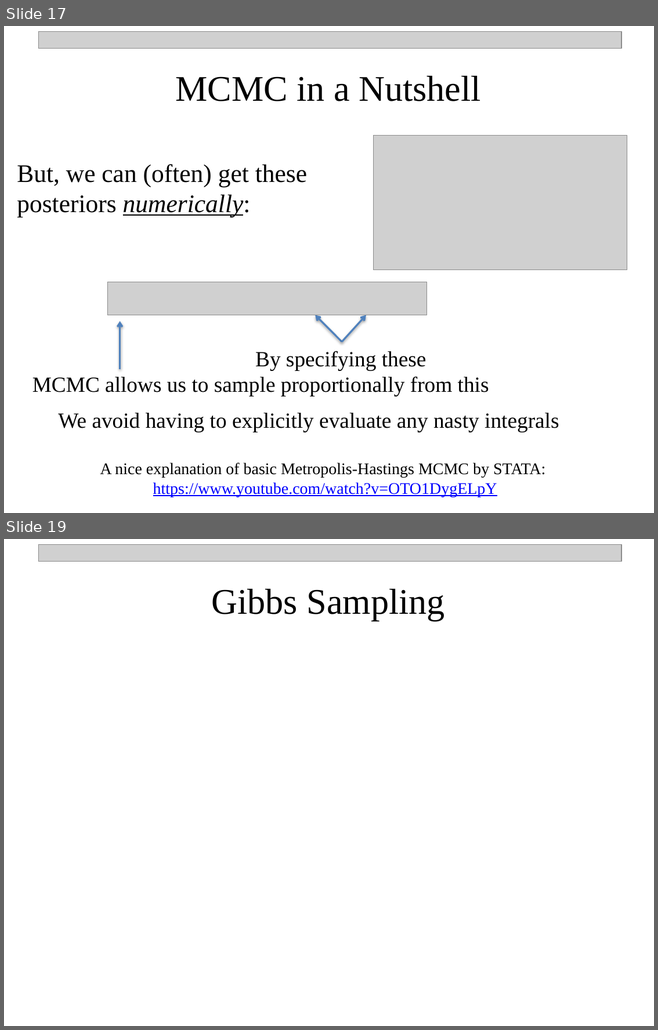
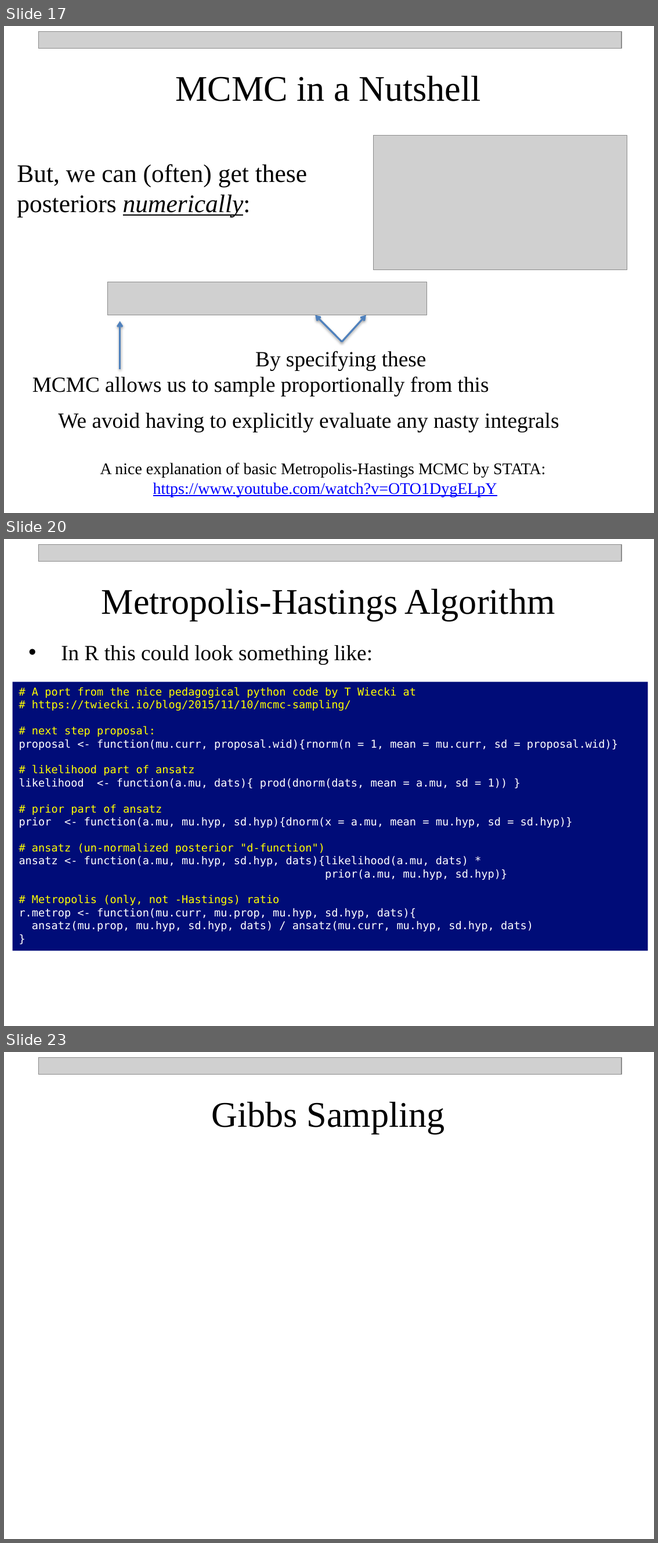
Before and after one commit to npetraco/MAT302, a slide deck: Notes/5_Intro_to_basic_parametric_bayesian_inference.pptx. Shown one above the other, each under a label of ours: slides 17 and 19 before the commit, slides 17, 20 and 23 after it; the slides between them are not shown. The pictures are 658x1030 and 658x1543 pixels, drawn with LibreOffice and Linux fonts; fonts in the diff are those of the drawing; grey boxes stand for pictures. Boxes give left, top, right and bottom in pixels: in the first picture for what was removed or moved away, otherwise in the second. Text is boxed around its words. In the diff, an @@ line names an element or a change of style, - is before the commit and + after.

```diff
--- a/Notes/5_Intro_to_basic_parametric_bayesian_inference.pptx
+++ b/Notes/5_Intro_to_basic_parametric_bayesian_inference.pptx
@@ slide 20 added at [4,539,654,1026], background #FFFFFF @@
@@ picture added at [38,544,621,561] @@
@@ text added at [101,588,555,621], 40 pt, text #000000 @@
+Metropolis-Hastings Algorithm
@@ text added at [61,645,372,664], 24 pt, text #000000 @@
+• In R this could look something like:
@@ rectangle added at [13,682,648,951], fill #000C78, 12 pt, text #FFFFFF @@
+# A port from the nice pedagogical python code by T Wiecki at
+# https://twiecki.io/blog/2015/11/10/mcmc-sampling/
+# next step proposal:
+proposal <- function(mu.curr, proposal.wid){rnorm(n = 1, mean = mu.curr, sd = proposal.wid)}
+# likelihood part of ansatz
+likelihood <- function(a.mu, dats){ prod(dnorm(dats, mean = a.mu, sd = 1)) }
+# prior part of ansatz
+prior <- function(a.mu, mu.hyp, sd.hyp){dnorm(x = a.mu, mean = mu.hyp, sd = sd.hyp)}
+# ansatz (un-normalized posterior "d-function")
+ansatz <- function(a.mu, mu.hyp, sd.hyp, dats){likelihood(a.mu, dats) *
+prior(a.mu, mu.hyp, sd.hyp)}
+# Metropolis (only, not -Hastings) ratio
+r.metrop <- function(mu.curr, mu.prop, mu.hyp, sd.hyp, dats){
+ansatz(mu.prop, mu.hyp, sd.hyp, dats) / ansatz(mu.curr, mu.hyp, sd.hyp, dats)
+}
@@ what was slide 19 is now slide 23 @@
```
Also in this commit, not shown: 1 slide changed, 3 other slides added.
